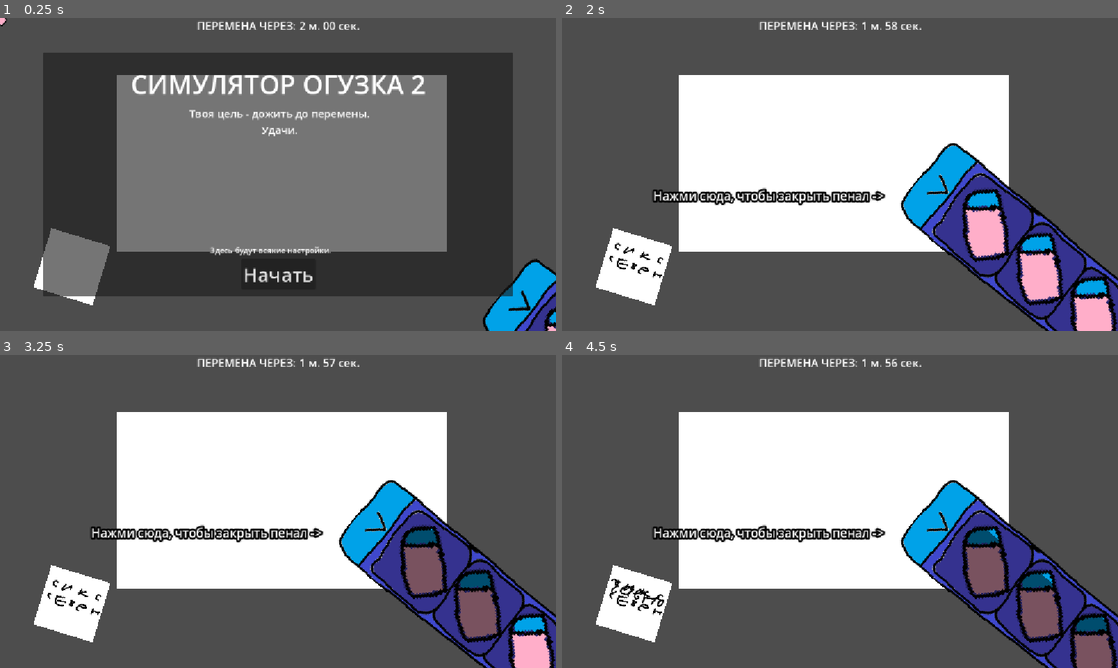
Above: before the commit, frames 1-4 (two rows, left to right).
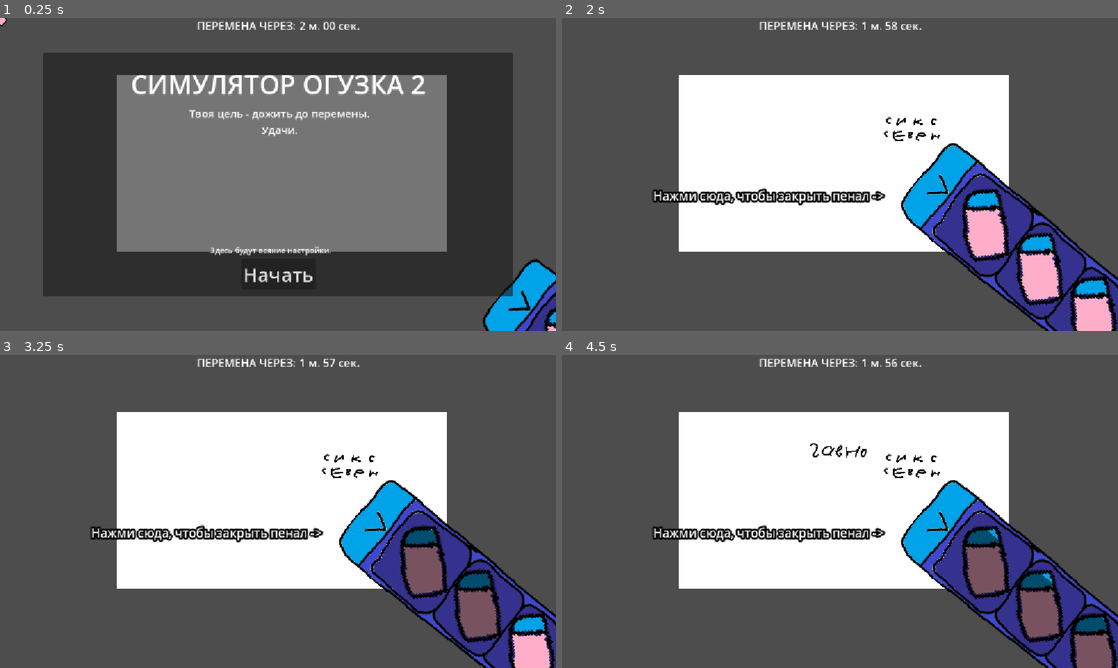
Above: after the commit, the same moments.

Repository: AmongRyzh/maxter-s-jam-2026
Game: Godot game, scene res://gameplay.tscn
Same seed, same stepped clock (60 frames per second), same inputs: the game is played once before the commit and once after it. The engine's default icon, where the game draws it, is replaced by a stand-in: a white triangle on a blue panel in a dark square.
Inputs (mouse positions are in pixels of both pictures, inside the frame that each line leads up to):
- Up to frame 1 (0.25 s): no input
- Up to frame 2 (2 s): click "Начать" at 0.5 s; move the mouse to (1079, 299) at 1.27 s; click (1079, 299) at 1.42 s
- Up to frame 3 (3.25 s): move the mouse to (422, 564) at 2.02 s; click (422, 564) at 2.17 s; move the mouse to (478, 605) at 2.77 s; click (478, 605) at 2.92 s
- Up to frame 4 (4.5 s): move the mouse to (1095, 649) at 3.52 s; click (1095, 649) at 3.67 s; tap Enter at 4.25 s; move the mouse to (1006, 558) at 4.27 s; click (1006, 558) at 4.42 s

The runs differ from the first frame. In frame 1, 2.2% of the frame differs, in the area x 6-20%, y 67-92%; in frame 2, 2.4%; in frame 3, 2.4%; in frame 4, 2.5%, in the area x 6-68%, y 28-92%.

Commit message:
рандомное подкидывание новых картинок имплементировано

Diff:
--- /dev/null
+++ b/additional_painter_image.tscn
@@ -0,0 +1,13 @@
+[gd_scene format=3 uid="uid://bp1tvxflbw5eh"]
+
+[ext_resource type="Script" uid="uid://bjgg4hau4g8qm" path="res://painter_image.gd" id="1_xm1sw"]
+
+[sub_resource type="PlaceholderTexture2D" id="PlaceholderTexture2D_k8umi"]
+size = Vector2(128, 96)
+
+[node name="PainterImage" type="Sprite2D" unique_id=289728408 node_paths=PackedStringArray("gameplay")]
+texture = SubResource("PlaceholderTexture2D_k8umi")
+script = ExtResource("1_xm1sw")
+generate_img_on_ready = true
+img_size = Vector2i(128, 128)
+gameplay = NodePath("")
--- /dev/null
+++ b/final_painter_image.tscn
@@ -0,0 +1,14 @@
+[gd_scene format=3 uid="uid://dod0rw8n827ij"]
+
+[ext_resource type="Script" uid="uid://bjgg4hau4g8qm" path="res://painter_image.gd" id="1_xpipo"]
+
+[sub_resource type="PlaceholderTexture2D" id="PlaceholderTexture2D_nwk8b"]
+size = Vector2(1052, 548)
+
+[node name="FinalPainterImage" type="Sprite2D" unique_id=1620588755]
+position = Vector2(576, 324)
+texture = SubResource("PlaceholderTexture2D_nwk8b")
+script = ExtResource("1_xpipo")
+generate_img_on_ready = true
+img_size = Vector2i(1052, 548)
+erase_color = Color(1, 1, 1, 0)
--- a/gameplay.gd
+++ b/gameplay.gd
@@ -42,12 +42,22 @@
 @export var game_finish_panel: Panel
 
 @export var bad_text_spawn_timer: RandomTimer
+
 @export var begin_random_event_timer: Timer
 @export var monster_spawn_timer: RandomTimer
 @export var danger_spawn_timer: RandomTimer
+
 @export var teacher_cooldown_timer: Timer
 @export var teacher_walk_timer: Timer
 @export var teacher_look_timer: Timer
+
+@export var begin_add_painter_image_spawn_timer: Timer
+@export var add_painter_image_spawn_timer: RandomTimer
+@export var final_painter_image_timer: Timer
+
+@export var painter_image_spawn_points: Node2D
+@export var additional_painter_image: PackedScene
+@export var final_painter_image: PackedScene
 
 @export var monster: PackedScene
 
@@ -91,8 +101,19 @@
 			spawn_packed_at_random_pos(monster)
 		)
 
-	danger_spawn_timer.timeout.connect(func():
-		_spawn_danger()
+	danger_spawn_timer.timeout.connect(_spawn_danger)
+
+	begin_add_painter_image_spawn_timer.timeout.connect(func():
+		add_painter_image_spawn_timer.timeout.emit()
+		add_painter_image_spawn_timer.random_start()
+		)
+
+	add_painter_image_spawn_timer.timeout.connect(_spawn_painter_image)
+
+	final_painter_image_timer.timeout.connect(func():
+		var img = final_painter_image.instantiate()
+		img.global_position = Vector2(get_viewport().get_visible_rect().size.x / 2, get_viewport().get_visible_rect().size.y / 2)
+		painter_image_container.add_child(img)
 		)
 
 func _spawn_bad_text():
@@ -230,6 +251,20 @@
 
 	add_child(danger)
 
+func _spawn_painter_image():
+	var img = additional_painter_image.instantiate()
+	var spawn_point = painter_image_spawn_points.get_children().pick_random()
+
+	var initial_pos : Vector2
+	initial_pos.x = -100 if randi_range(0, 1) == 0 else get_viewport().get_visible_rect().size.x + 100
+	initial_pos.y = randf_range(0, get_viewport().get_visible_rect().size.y)
+
+	img.global_position = initial_pos
+
+	create_tween().tween_property(img, "global_position", spawn_point.global_position, 0.35).set_ease(Tween.EASE_OUT)
+
+	painter_image_container.add_child(img)
+
 #func _draw():
 	#if eraser:
 		#draw_rect(Rect2(eraser.position, Vector2i(1, 1)).grow(eraser_size).grow_side(SIDE_TOP, durability_shrink), Color(0, 1, 0, 0.5))
--- a/gameplay.tscn
+++ b/gameplay.tscn
@@ -4,7 +4,9 @@
 [ext_resource type="Script" uid="uid://bydt01agaq46s" path="res://gameplay.gd" id="1_xuee5"]
 [ext_resource type="Texture2D" uid="uid://g8vti6go8x6g" path="res://icon.svg" id="2_ej4tk"]
 [ext_resource type="Script" uid="uid://bjgg4hau4g8qm" path="res://painter_image.gd" id="3_oe8ih"]
+[ext_resource type="PackedScene" uid="uid://bp1tvxflbw5eh" path="res://additional_painter_image.tscn" id="3_x2ust"]
 [ext_resource type="PackedScene" uid="uid://bgq7hkw7b1sxc" path="res://dangers/paper_ball/paper_ball.tscn" id="4_2ihbs"]
+[ext_resource type="PackedScene" uid="uid://dod0rw8n827ij" path="res://final_painter_image.tscn" id="4_7y1a3"]
 [ext_resource type="PackedScene" uid="uid://d013mvwu2oiqi" path="res://eraser/eraser.tscn" id="5_cbffv"]
 [ext_resource type="PackedScene" uid="uid://dx0sj2up1lxh1" path="res://monster/monster.tscn" id="7_0m7cd"]
 [ext_resource type="PackedScene" uid="uid://ckgtcmnk3ywpg" path="res://pencil_case/pencil_case.tscn" id="7_fbudy"]
@@ -18,10 +20,7 @@
 [sub_resource type="PlaceholderTexture2D" id="PlaceholderTexture2D_eod45"]
 size = Vector2(684, 368)
 
-[sub_resource type="PlaceholderTexture2D" id="PlaceholderTexture2D_nwk8b"]
-size = Vector2(128, 128)
-
-[node name="Gameplay" type="Node2D" unique_id=1976024019 node_paths=PackedStringArray("painter_image_container", "start_game_panel", "game_finish_timer", "game_finish_label", "game_finish_panel", "bad_text_spawn_timer", "begin_random_event_timer", "monster_spawn_timer", "danger_spawn_timer", "teacher_cooldown_timer", "teacher_walk_timer", "teacher_look_timer")]
+[node name="Gameplay" type="Node2D" unique_id=1976024019 node_paths=PackedStringArray("painter_image_container", "start_game_panel", "game_finish_timer", "game_finish_label", "game_finish_panel", "bad_text_spawn_timer", "begin_random_event_timer", "monster_spawn_timer", "danger_spawn_timer", "teacher_cooldown_timer", "teacher_walk_timer", "teacher_look_timer", "begin_add_painter_image_spawn_timer", "add_painter_image_spawn_timer", "final_painter_image_timer", "painter_image_spawn_points")]
 top_level = true
 script = ExtResource("1_xuee5")
 painter_image_container = NodePath("PainterImages")
@@ -39,6 +38,12 @@
 teacher_cooldown_timer = NodePath("Timers/TeacherCooldownTimer")
 teacher_walk_timer = NodePath("Timers/TeacherWalkTimer")
 teacher_look_timer = NodePath("Timers/TeacherLookTimer")
+begin_add_painter_image_spawn_timer = NodePath("Timers/BeginAddPainterImageSpawnTimer")
+add_painter_image_spawn_timer = NodePath("Timers/AddPainterImageSpawnTimer")
+final_painter_image_timer = NodePath("Timers/FinalPainterImageSpawnTimer")
+painter_image_spawn_points = NodePath("PainterImageSpawnPoints")
+additional_painter_image = ExtResource("3_x2ust")
+final_painter_image = ExtResource("4_7y1a3")
 monster = ExtResource("7_0m7cd")
 dangers = Array[PackedScene]([ExtResource("4_2ihbs"), ExtResource("14_eod45")])
 
@@ -47,6 +52,62 @@
 position = Vector2(527, 346)
 script = ExtResource("1_n4psk")
 stamp = ExtResource("2_ej4tk")
+
+[node name="PainterImageSpawnPoints" type="Node2D" parent="." unique_id=1477223276]
+
+[node name="SpawnPoint1" type="Node2D" parent="PainterImageSpawnPoints" unique_id=490041225]
+position = Vector2(140, 61)
+
+[node name="SpawnPoint2" type="Node2D" parent="PainterImageSpawnPoints" unique_id=362171382]
+position = Vector2(307, 61)
+
+[node name="SpawnPoint3" type="Node2D" parent="PainterImageSpawnPoints" unique_id=1752885046]
+position = Vector2(467, 61)
+
+[node name="SpawnPoint4" type="Node2D" parent="PainterImageSpawnPoints" unique_id=1406192071]
+position = Vector2(639, 61)
+
+[node name="SpawnPoint5" type="Node2D" parent="PainterImageSpawnPoints" unique_id=1593607214]
+position = Vector2(819, 61)
+
+[node name="SpawnPoint6" type="Node2D" parent="PainterImageSpawnPoints" unique_id=1486340094]
+position = Vector2(992, 61)
+
+[node name="SpawnPoint7" type="Node2D" parent="PainterImageSpawnPoints" unique_id=1264419762]
+position = Vector2(1037, 182)
+
+[node name="SpawnPoint8" type="Node2D" parent="PainterImageSpawnPoints" unique_id=773742878]
+position = Vector2(1029, 311)
+
+[node name="SpawnPoint9" type="Node2D" parent="PainterImageSpawnPoints" unique_id=557775869]
+position = Vector2(1017, 440)
+
+[node name="SpawnPoint10" type="Node2D" parent="PainterImageSpawnPoints" unique_id=283704472]
+position = Vector2(942, 562)
+
+[node name="SpawnPoint11" type="Node2D" parent="PainterImageSpawnPoints" unique_id=1141439447]
+position = Vector2(762, 575)
+
+[node name="SpawnPoint12" type="Node2D" parent="PainterImageSpawnPoints" unique_id=319830912]
+position = Vector2(591, 562)
+
+[node name="SpawnPoint13" type="Node2D" parent="PainterImageSpawnPoints" unique_id=2071547328]
+position = Vector2(435, 576)
+
+[node name="SpawnPoint14" type="Node2D" parent="PainterImageSpawnPoints" unique_id=1275750185]
+position = Vector2(291, 551)
+
+[node name="SpawnPoint15" type="Node2D" parent="PainterImageSpawnPoints" unique_id=1809039030]
+position = Vector2(115, 576)
+
+[node name="SpawnPoint16" type="Node2D" parent="PainterImageSpawnPoints" unique_id=138111107]
+position = Vector2(130, 440)
+
+[node name="SpawnPoint17" type="Node2D" parent="PainterImageSpawnPoints" unique_id=1773211580]
+position = Vector2(140, 311)
+
+[node name="SpawnPoint18" type="Node2D" parent="PainterImageSpawnPoints" unique_id=1942087128]
+position = Vector2(140, 182)
 
 [node name="PainterImages" type="Node2D" parent="." unique_id=30994068]
 show_behind_parent = true
@@ -59,15 +120,6 @@
 img_size = Vector2i(684, 368)
 gameplay = NodePath("../..")
 
-[node name="AdditionalPainterImage" type="Sprite2D" parent="PainterImages" unique_id=334236413 node_paths=PackedStringArray("gameplay")]
-position = Vector2(149, 515)
-rotation = 0.295698
-texture = SubResource("PlaceholderTexture2D_nwk8b")
-script = ExtResource("3_oe8ih")
-generate_img_on_ready = true
-img_size = Vector2i(128, 128)
-gameplay = NodePath("../..")
-
 [node name="Timers" type="Node2D" parent="." unique_id=1585624531]
 
 [node name="GameFinishTimer" type="Timer" parent="Timers" unique_id=501557436]
@@ -109,6 +161,22 @@
 
 [node name="TeacherLookTimer" type="Timer" parent="Timers" unique_id=27168194]
 one_shot = true
+
+[node name="BeginAddPainterImageSpawnTimer" type="Timer" parent="Timers" unique_id=1060226858]
+wait_time = 45.0
+one_shot = true
+autostart = true
+
+[node name="AddPainterImageSpawnTimer" type="Timer" parent="Timers" unique_id=403008713]
+wait_time = 22.5
+script = ExtResource("8_0m7cd")
+random_range = 5.0
+pick_random_wait_time_again_on_restart = true
+
+[node name="FinalPainterImageSpawnTimer" type="Timer" parent="Timers" unique_id=520314544]
+wait_time = 90.0
+one_shot = true
+autostart = true
 
 [node name="Eraser" parent="." unique_id=76445507 instance=ExtResource("5_cbffv")]
 durability_decrease_rate = 4.0
@@ -130,7 +198,7 @@
 
 [node name="PencilCase" parent="." unique_id=653688394 instance=ExtResource("7_fbudy")]
 z_index = 1
-position = Vector2(971.0001, 504)
+position = Vector2(1269.0001, 745.0001)
 rotation = 0.6806784
 closed_position = Vector2(1269.0001, 745.0001)
 opened_position = Vector2(971.0001, 504)
